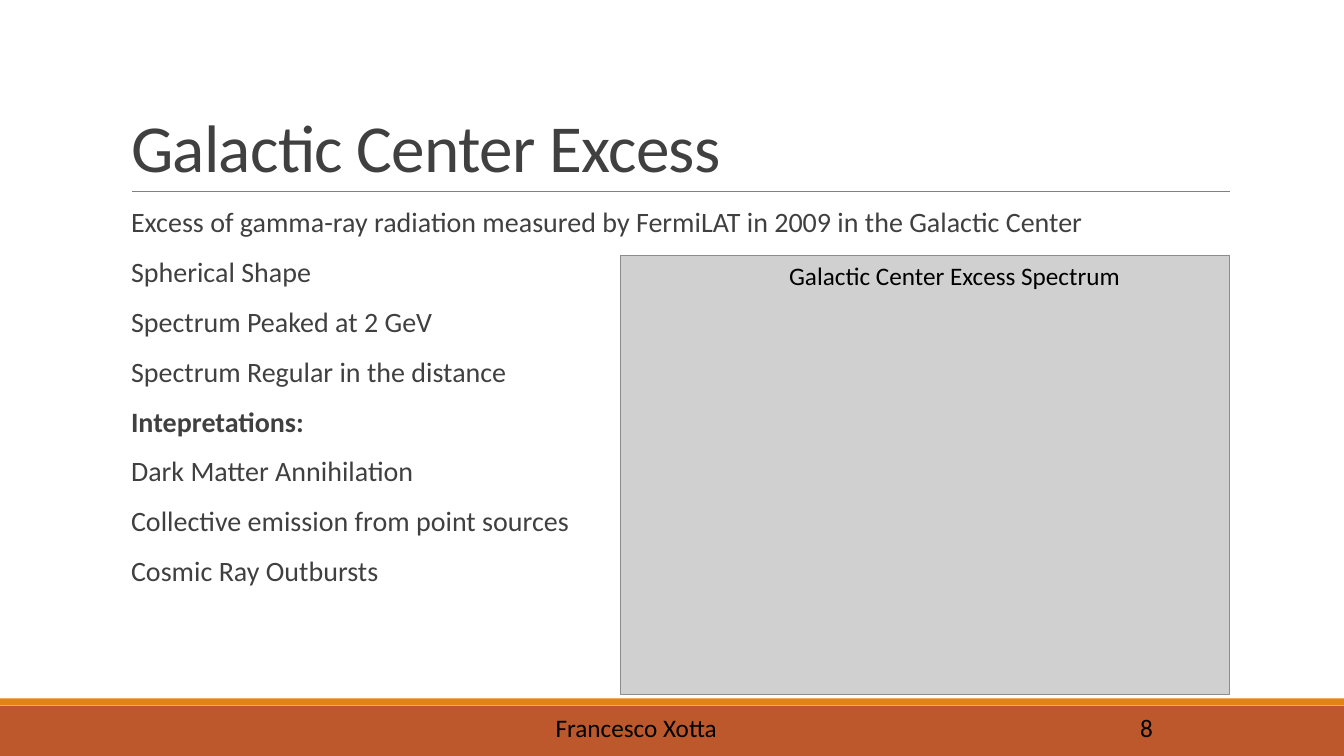
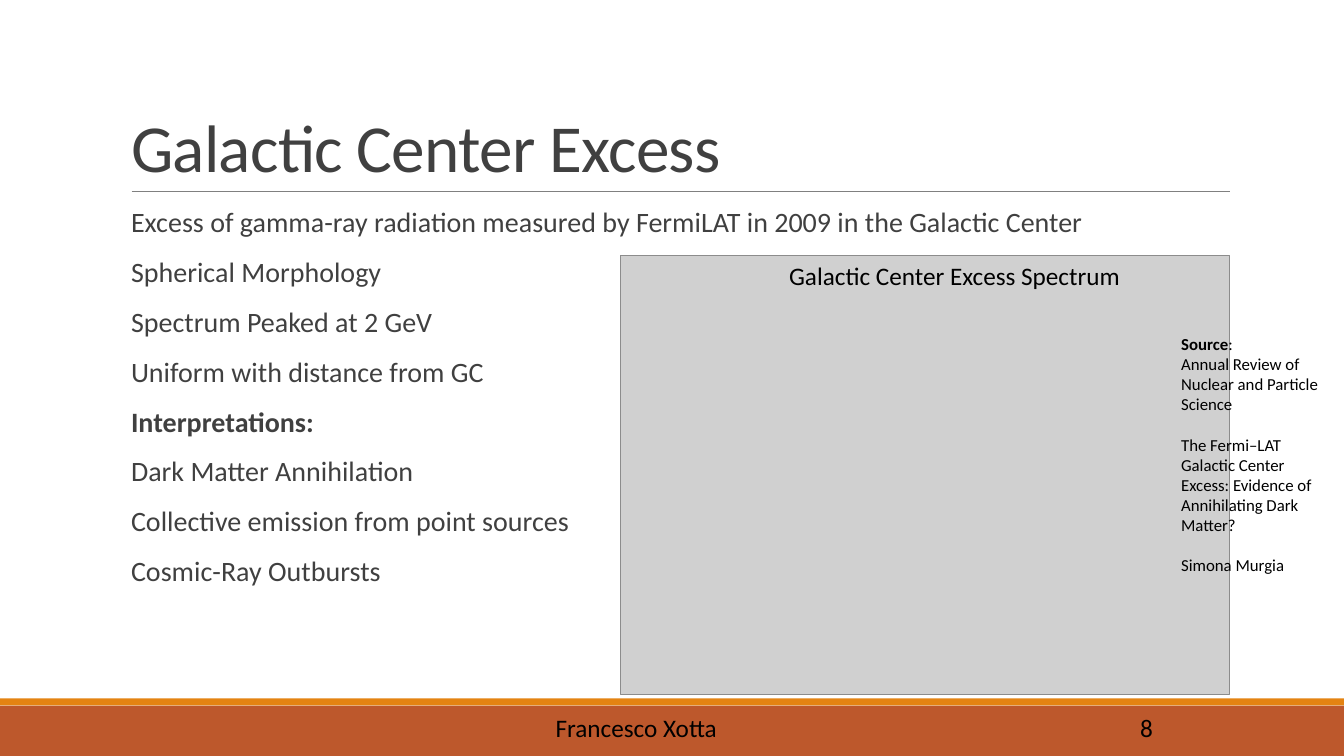
Before and after one commit to X0774/SimulationofGCE, a slide deck: slide 9 of Presentation.pptm. Drawn at 1344x756 pixels with LibreOffice and Linux fonts; fonts in the diff are those of the drawing; grey boxes stand for pictures. Boxes give left, top, right and bottom in pixels: in the first picture for what was removed or moved away, otherwise in the second. Text is boxed around its words. In the diff, an @@ line names an element or a change of style, - is before the commit and + after.

```diff
--- a/Presentation.pptm
+++ b/Presentation.pptm
@@ text at (x1=131, y1=262, x2=381, y2=287): text changed @@
-  Spherical Shape
+  Spherical Morphology
@@ text added at (x1=1181, y1=336, x2=1318, y2=576), 12 pt, text #000000 @@
+Source:
+Annual Review of Nuclear and Particle Science
+The Fermi–LAT Galactic Center Excess: Evidence of Annihilating Dark Matter?
+Simona Murgia
@@ text at (x1=131, y1=362, x2=484, y2=437): text changed @@
-  Spectrum Regular in the distance
-  Intepretations:
+  Uniform with distance from GC
+  Interpretations:
@@ text at (x1=131, y1=561, x2=380, y2=586): text changed @@
-  Cosmic Ray Outbursts
+  Cosmic-Ray Outbursts
```
Also in this commit, not shown: 10 other slides changed, 3 slides added.
